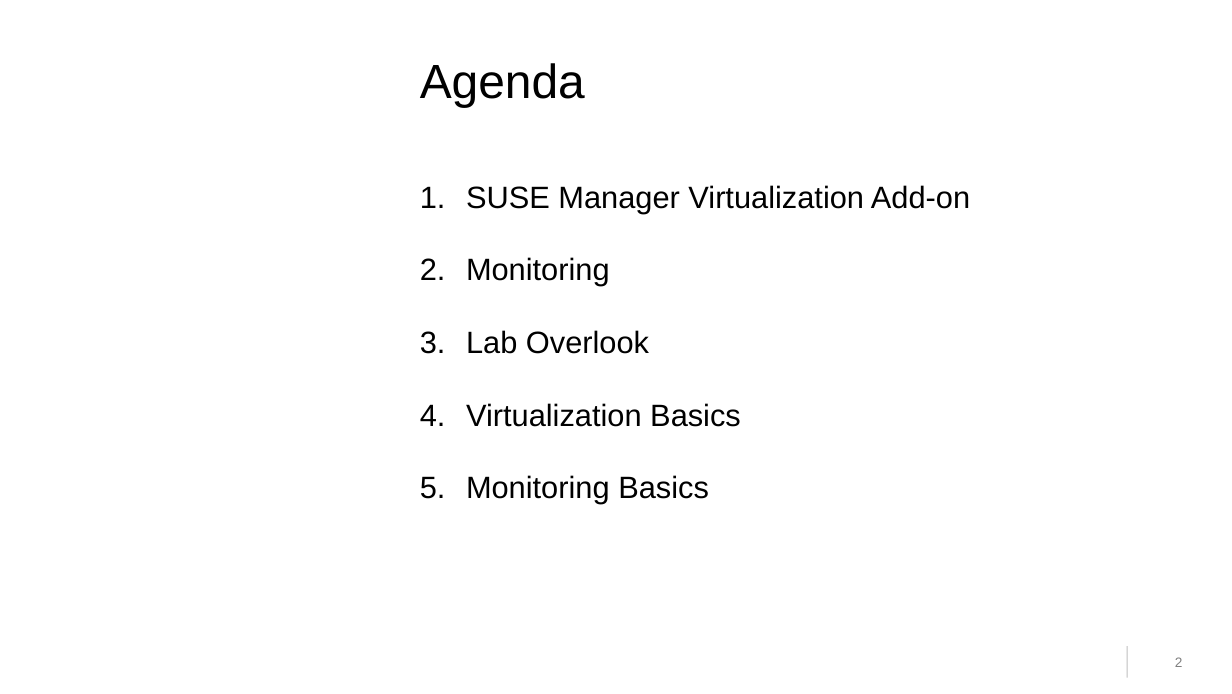
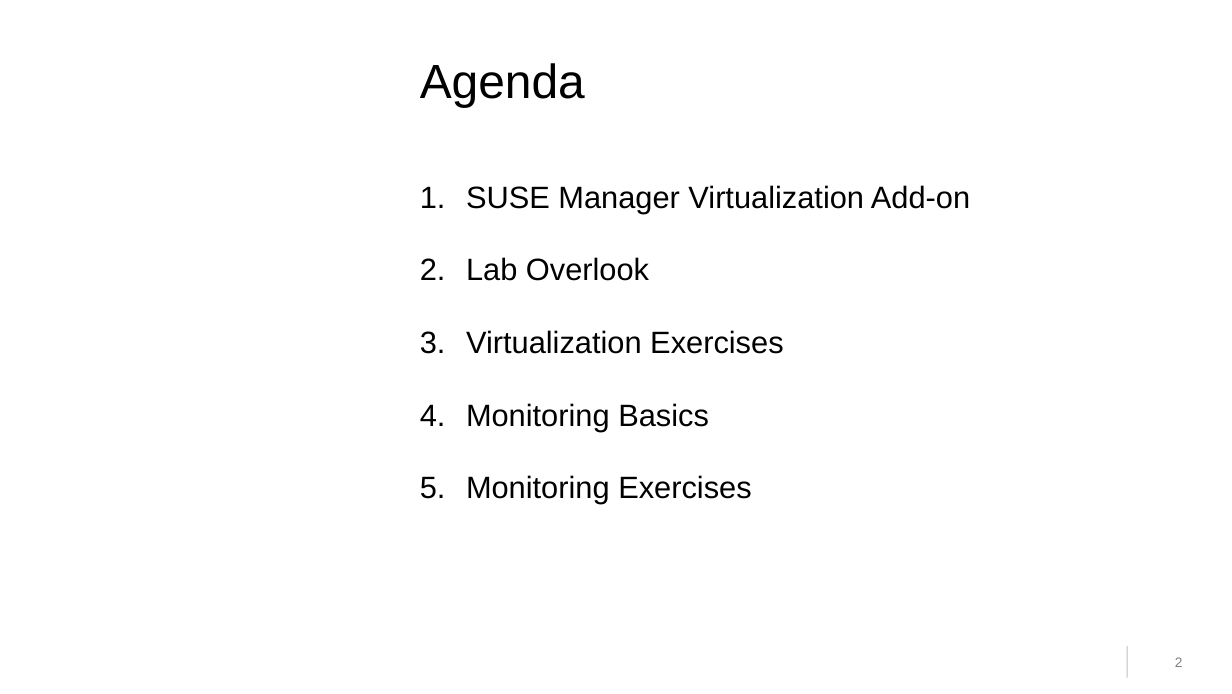
Before and after one commit to cbosdo/sumaform, a slide deck: slide 2 of lab/pdf/slides.odp. Drawn at 1232x694 pixels with LibreOffice and Linux fonts; fonts in the diff are those of the drawing; background and template pictures are left out. Boxes give left, top, right and bottom in pixels: in the first picture for what was removed or moved away, otherwise in the second. Text is boxed around its words. In the diff, an @@ line names an element or a change of style, - is before the commit and + after.

Commit message:
Add kvm1 and kvm2 to the setup
kvm1 will serve as a machine for the walkthrough, kvm2 will be used for
unguided exercises. At least there will be more fun with more virt hosts
to manage.

```diff
--- a/lab/pdf/slides.odp
+++ b/lab/pdf/slides.odp
@@ text at <box>466,257,610,286</box>: paragraph removed @@
-2. Monitoring
@@ text at <box>466,330,783,354</box>: text changed @@
-4. Virtualization Basics
+3. Virtualization Exercises
@@ text at <box>466,475,751,504</box>: paragraph added @@
+5. Monitoring Exercises
```
Also in this commit, not shown: 2 other slides changed, 1 slide added, 1 slide removed, 5 other files.
